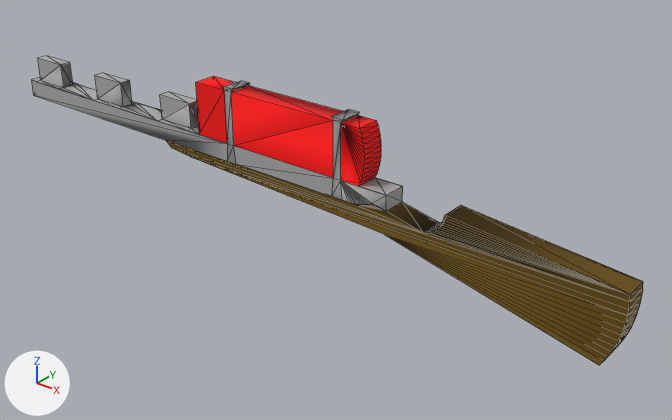
The COLLADA model collada/lasermusket.dae, before and after one commit.
Before and after are seen from a 50 mm camera at (0.657, -0.992, 0.6) aimed at (-0.168, 0.039, -0.04). Arrows for +X, +Y and +Z are at lower left; the lights stay in place. Mesh edges are drawn as thin lines. Where no turn or scale is listed for an object, it has been applied to the vertices. Vertices at the same position are counted once.

The first picture shows 'group_0'.
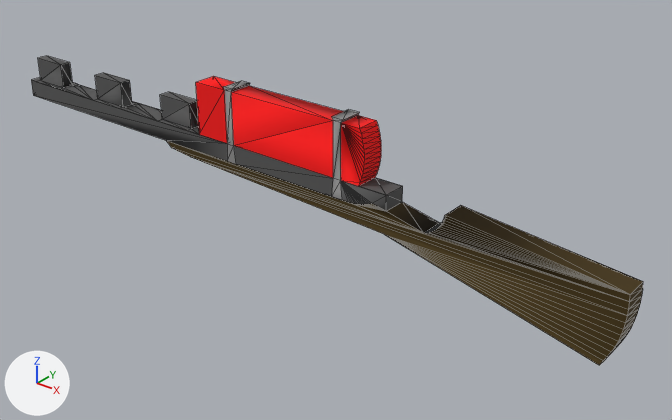
What changed in the scene script:
```text
Change mat_color_d08:
    mat_color_d08.base_color: (0.133, 0.0723, 0.0) -> (0.0545, 0.0307, 0.0)  # brown #664c00 -> brown #423100
Add mat_color_m06:
    mat_color_m06 = principled_material('Color_M06')
    mat_color_m06.base_color = (0.0931, 0.0931, 0.0931)  # dark grey #565656
    mat_color_m06.roughness = 0.9
Change me_group_0:
    where me_group_0.from_pydata(...)  # 192 vertices, 444 faces; spans x 0.0..1.198, y -0.02..0.02, z 0.0..0.234
    used by ob_group_0; location = (-0.865, 0.0, -0.093)
    me_group_0 part 1: all 226 faces that had it switch from mat_color_m03 (grey #aaaaaa) to mat_color_m06 (dark grey #565656)
```

Changed parts and their boxes [x1, y1, x2, y2] in the pictures (672 x 420 px):
'group_0', recoloured
    both: [31, 56, 643, 365]
part 1 of me_group_0, recoloured
    both: [31, 56, 441, 233]
